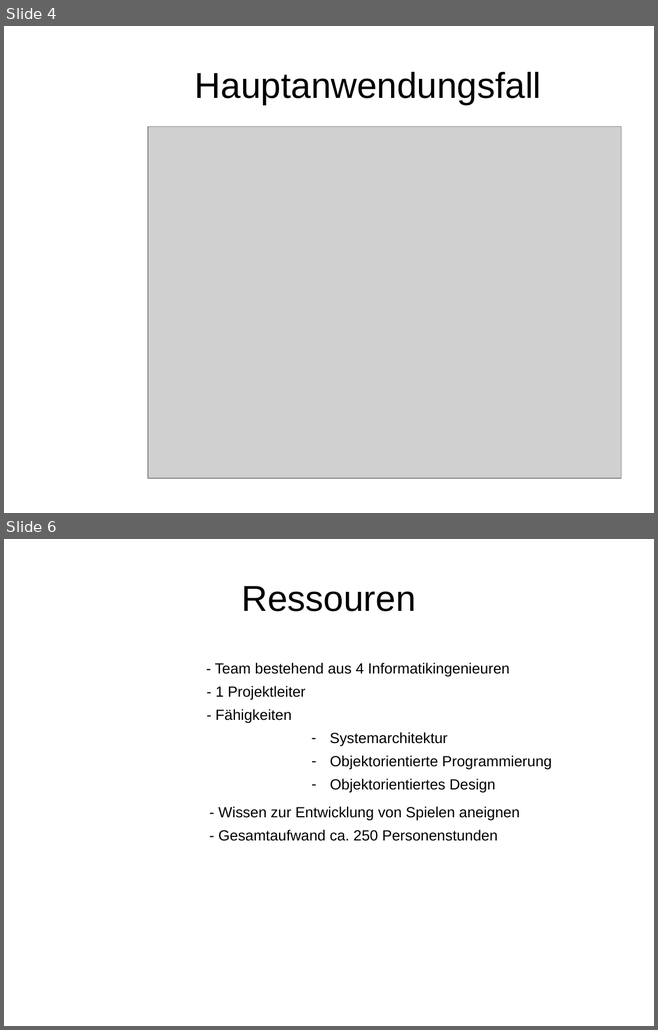
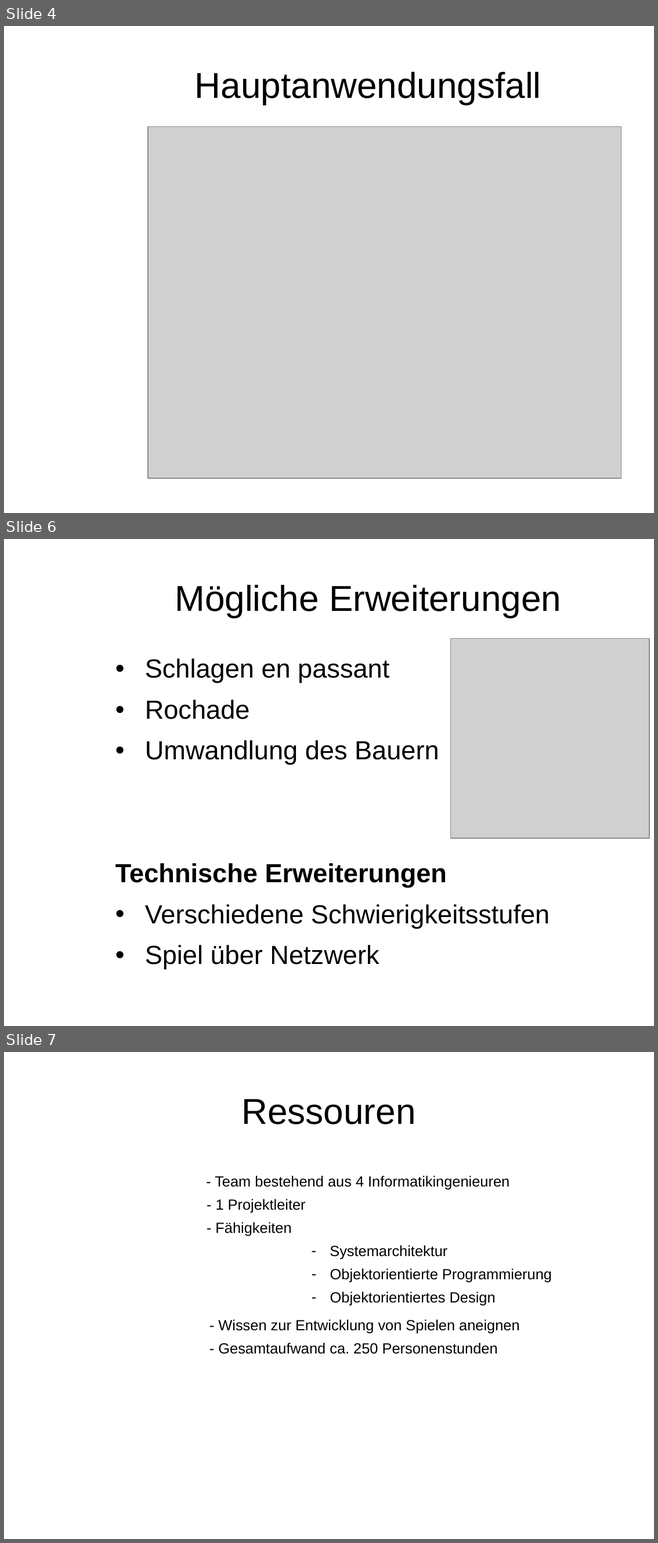
Before and after one commit to sprengmeister/IT10-t_SWE1_chess, a slide deck: Planung/projektskizze_nad.pptx. Shown one above the other, each under a label of ours: slides 4 and 6 before the commit, slides 4, 6 and 7 after it; the slides between them are not shown. The pictures are 658x1030 and 658x1543 pixels, drawn with LibreOffice and Linux fonts; fonts in the diff are those of the drawing; grey boxes stand for pictures; background and template pictures are left out. Boxes give left, top, right and bottom in pixels: in the first picture for what was removed or moved away, otherwise in the second. Text is boxed around its words. In the diff, an @@ line names an element or a change of style, - is before the commit and + after.

```diff
--- a/Planung/projektskizze_nad.pptx
+++ b/Planung/projektskizze_nad.pptx
@@ slide 6 added at (x1=4, y1=539, x2=654, y2=1026), background picture (left out) @@
@@ title added at (x1=175, y1=585, x2=561, y2=617), 44 pt, text #000000 @@
+Mögliche Erweiterungen
@@ picture added at (x1=451, y1=639, x2=650, y2=838) @@
@@ text added at (x1=115, y1=658, x2=549, y2=969), 32 pt, text #000000 @@
+• Schlagen en passant
+• Rochade
+• Umwandlung des Bauern
+Technische Erweiterungen
+• Verschiedene Schwierigkeitsstufen
+• Spiel über Netzwerk
@@ what was slide 6 is now slide 7 @@
```
Also in this commit, not shown: 1 slide changed.
